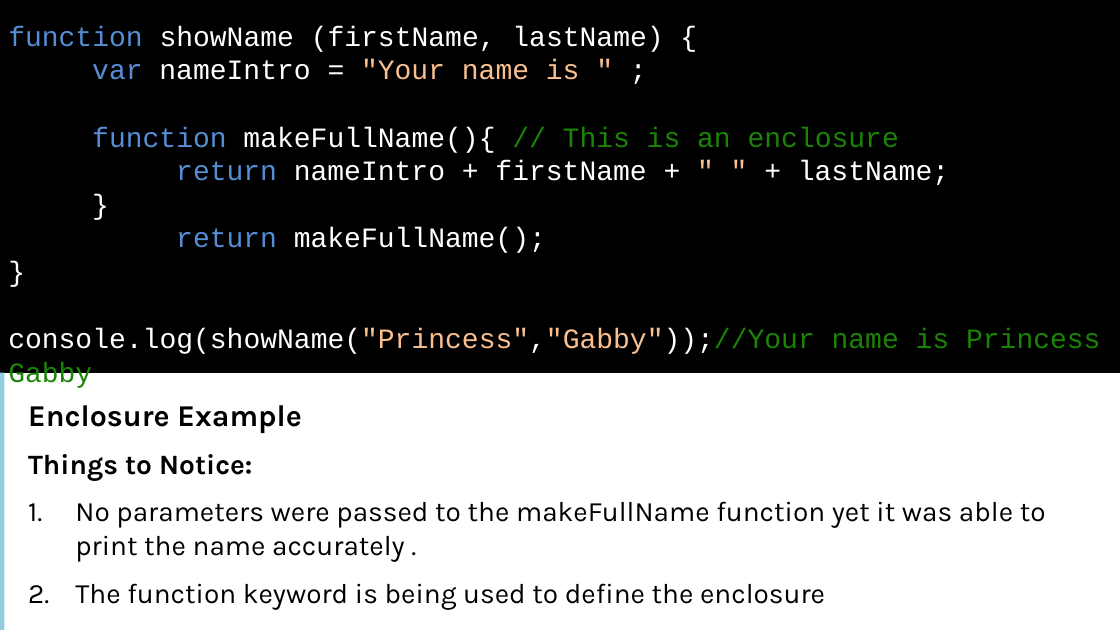
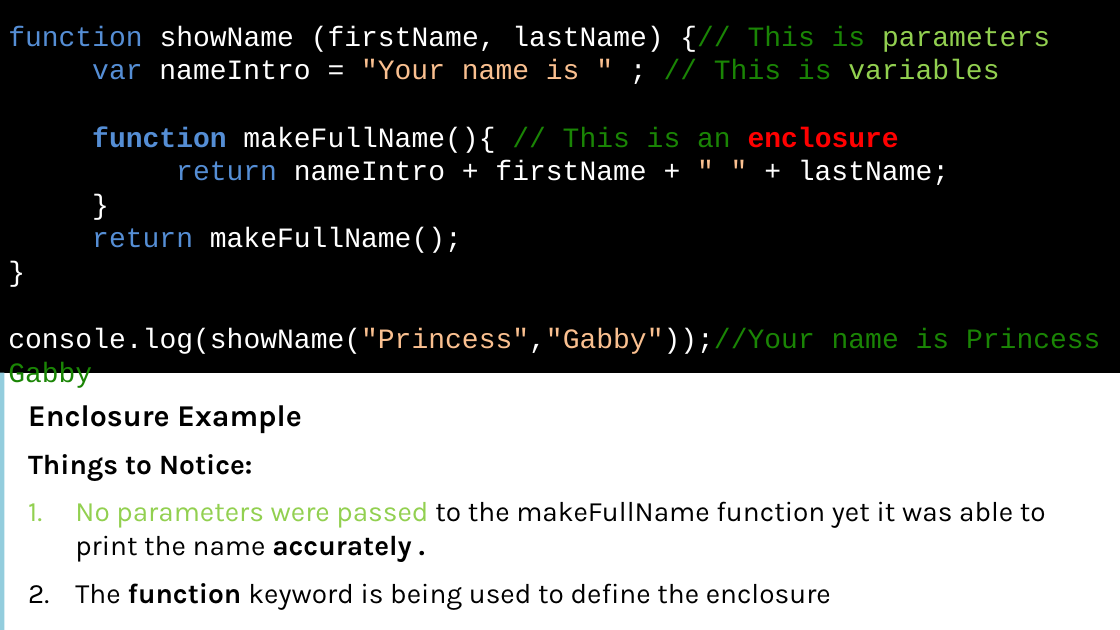
Before and after one commit to xgqfrms/MVA, a slide deck: slide 20 of 01面向有经验开发人员的 JavaScript 课程/MVA resource/01.pptx. Drawn at 1120x630 pixels with LibreOffice and Linux fonts; fonts in the diff are those of the drawing. Boxes give left, top, right and bottom in pixels: in the first picture for what was removed or moved away, otherwise in the second. Text is boxed around its words. In the diff, an @@ line names an element or a change of style, - is before the commit and + after.

```diff
--- a/01面向有经验开发人员的 JavaScript 课程/MVA resource/01.pptx
+++ b/01面向有经验开发人员的 JavaScript 课程/MVA resource/01.pptx
@@ text at (8,26,1050,80): text changed @@
-function showName (firstName, lastName) {
-var nameIntro = "Your name is " ;
+function showName (firstName, lastName) {// This is parameters
+var nameIntro = "Your name is " ; // This is variables
@@ text at (92,127,899,153): text colour #1A8505 to #FF0000 in "enclosure"; bold on in "function enclosure" @@
@@ text at (75,501,1046,609): text colour #000000 to #92D050 in "No parameters were passed"; bold on in "accurately .", "function" @@
```
Also in this commit, not shown: 19 other slides changed, 2 other files.
